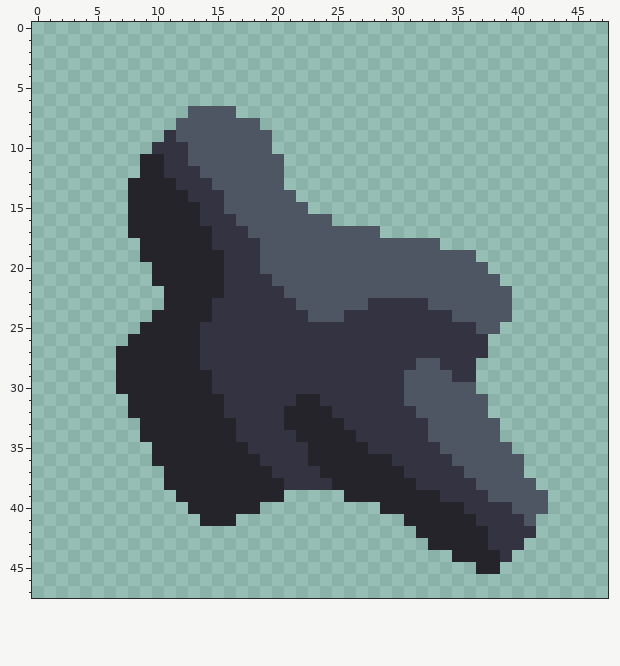
Edited in one commit: pixel-art sprite (assets/sprites/blocks/environment/objects/dark-serrid-boulder2.png). This is how it looked before the edit.
The file is 48x48 pixels.
New version:
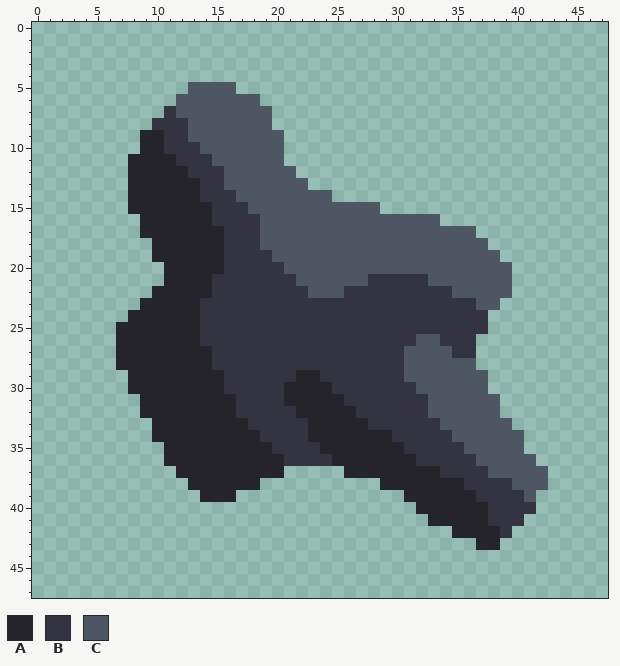
Palette (. is transparent): A #25242b  B #333342  C #4f5663
Diff:
Changed rows in their new state; - is an unchanged pixel.
first column x 7:
 5 ------CCCC--------------------------
 6 -----CCCCCCC------------------------
 7 ----BC----CCC-----------------------
 8 ---BBB------C-----------------------
 9 --AA-B-------C----------------------
10 --AA--B------C----------------------
11 -A--A-BB----------------------------
12 -A--AA-BB-----C---------------------
13 -----AA-B-----CC--------------------
14 ------A--B-----CCC------------------
15 -------A-BB-----CCCCCC--------------
16 -.-----A--BB------CCCCCCCCC---------
17 -.------A--B----------CCCCCCCC------
18 --.-----A------------------CCCC-----
19 --.---------B-----------------CC----
20 ---.--------BB-----------------CC---
21 ---.----B----BB------BBBBB------C---
22 ---A----B-----BB---BBBBBBBBB--------
23 --AA---B-------BBBBBB-----BBBB--.---
24 -AA----B--------BBB---------BBB..---
25 AA----------------------------B.----
26 A------------------------CC---.-----
27 -------A----------------CCCC--.-----
28 -------A----------------C--CCC------
29 .-------A------AA-----------CCC-----
30 .-------A-----AAAA------B-----C-----
31 -.-------A----A--AA-----BB-----C----
32 -.-------A----B---AA-----B-----C----
33 --.-------A---BB---AA-----B-----C---
34 --.-------AA---B----AAA---BB----CC--
35 ---.-------AA---B----AAA---BB----C--
36 ---.--------AA--BB-----AA---BB----C-
37 ----.--------A.....-----AAA--BB---CC
38 ----..------..........---AAAA-BBB--C
39 -----..---....-----.....---AAA-BBB-.
40 ------......----------...----AA--BB.
41 -------...--------------..----A---.-
42 -------------------------...---A-..-
43 --------------------------....-A..--
44 ----------------------------.....---
45 ------------------------------..----
Where, in picture pixels (left, top, right, bottom), the same in both pictures:
changed: (116, 82, 548, 574)
